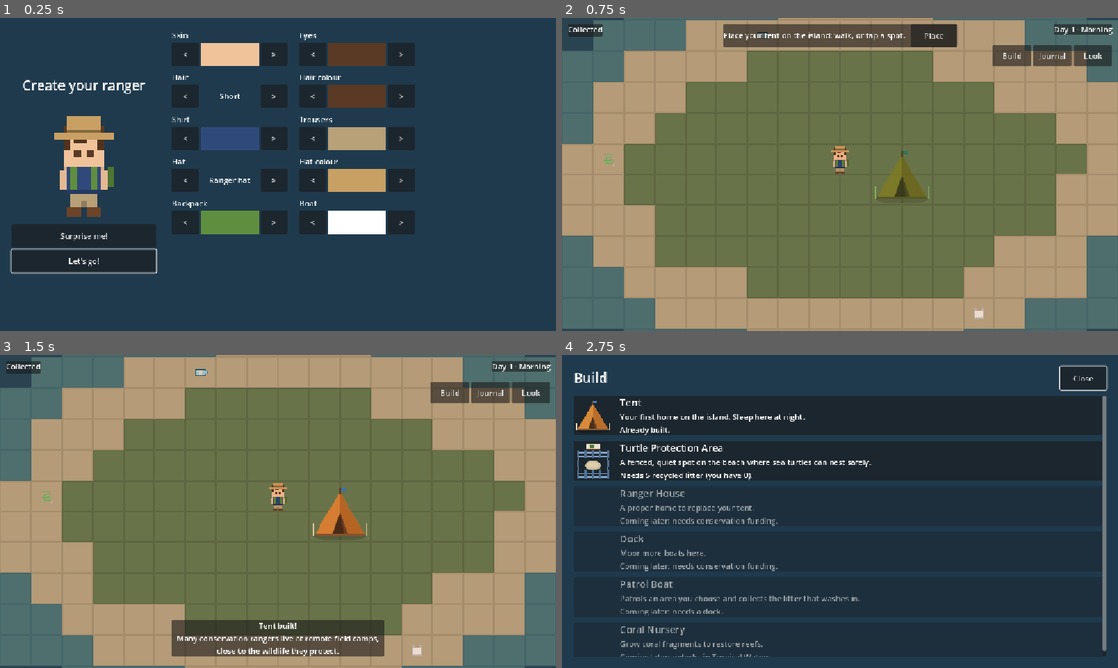
Above: before the commit, frames 1-4 (two rows, left to right).
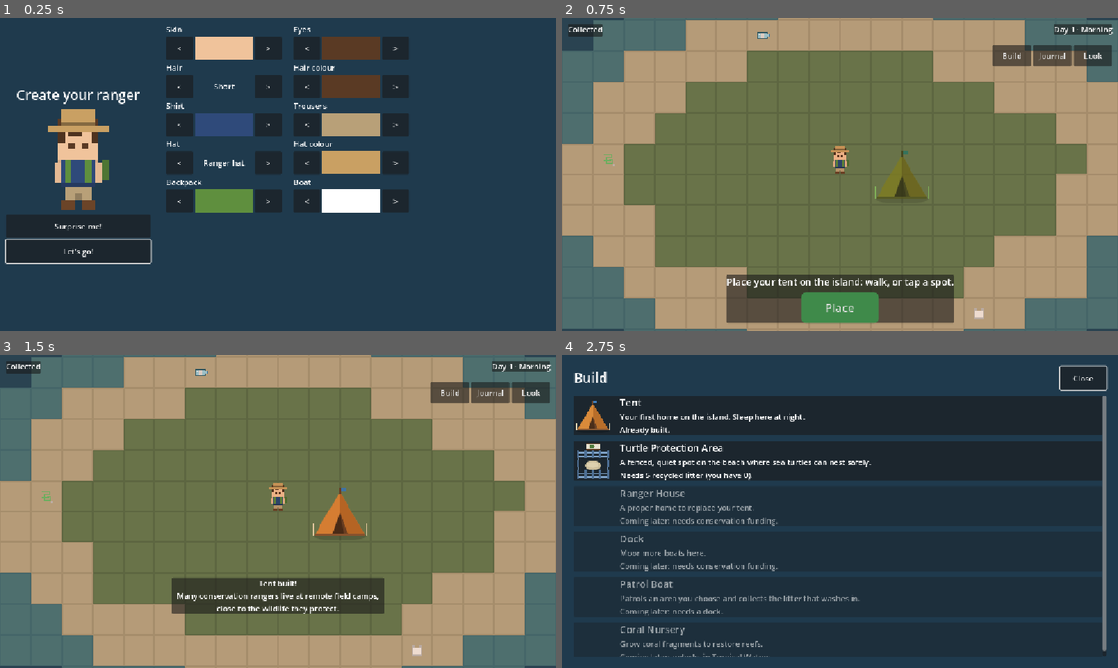
Above: after the commit, the same moments.

Repository: detronics-apps/ocean-haven
Game: Godot game, scene res://scenes/world/ocean_world.tscn
Two runs of this game, one before a commit and one after it. Both use one fixed random seed, a clock stepped at 60 frames per second and the inputs below.
Inputs:
- Up to frame 1 (0.25 s): no input
- Up to frame 2 (0.75 s): click "Let's go!" at 0.5 s
- Up to frame 3 (1.5 s): click "Place" at 1.25 s
- Up to frame 4 (2.75 s): click "Build" at 2 s

The runs differ from the first frame. In frame 1, 22% of the frame differs, in the area x 0-75%, y 2-82%; in frame 2, 9.4%; in frame 3, 8.8%; in frame 4, nothing differs.

Commit message:
Bigger on phones: 1.5x scale on touch devices, big Place/Cancel buttons
- Phones/tablets (mobile or web_android/web_ios): content scale 1.5,
  so text and buttons aren't shrunk to ~60% by the PC-sized layout.
- Placement bar moved to the bottom centre with big buttons: green
  Place, grey Cancel (160x64, 24px text).
- Fact notes moved up so they don't sit behind the placement bar.
- Avatar creator spacing tightened so it fits a phone at the larger scale.

Co-Authored-By: Claude Opus 5.5 <noreply@anthropic.com>

Diff:
--- a/scenes/ui/hud.tscn
+++ b/scenes/ui/hud.tscn
@@ -32,8 +32,8 @@
 anchor_top = 1.0
 anchor_right = 0.5
 anchor_bottom = 1.0
-offset_top = -24.0
-offset_bottom = -24.0
+offset_top = -112.0
+offset_bottom = -112.0
 grow_horizontal = 2
 grow_vertical = 0
 mouse_filter = 2
--- a/scripts/buildings/build_mode.gd
+++ b/scripts/buildings/build_mode.gd
@@ -150,25 +150,45 @@
 	_bar = CanvasLayer.new()
 	_bar.layer = 5
 	add_child(_bar)
+	# Bottom centre, big buttons: easy to reach with a thumb on a phone.
 	var panel := PanelContainer.new()
 	panel.anchor_left = 0.5
 	panel.anchor_right = 0.5
-	panel.offset_top = 12
+	panel.anchor_top = 1.0
+	panel.anchor_bottom = 1.0
+	panel.offset_top = -16
+	panel.offset_bottom = -16
 	panel.grow_horizontal = Control.GROW_DIRECTION_BOTH
+	panel.grow_vertical = Control.GROW_DIRECTION_BEGIN
 	_bar.add_child(panel)
+	var column := VBoxContainer.new()
+	column.add_theme_constant_override("separation", 8)
+	panel.add_child(column)
+	_label = Label.new()
+	_label.horizontal_alignment = HORIZONTAL_ALIGNMENT_CENTER
+	_label.add_theme_font_size_override("font_size", 20)
+	column.add_child(_label)
 	var row := HBoxContainer.new()
-	row.add_theme_constant_override("separation", 12)
-	panel.add_child(row)
-	_label = Label.new()
-	_label.vertical_alignment = VERTICAL_ALIGNMENT_CENTER
-	row.add_child(_label)
-	_place = Button.new()
-	_place.text = "Place"
-	_place.custom_minimum_size = Vector2(96, 48)
+	row.alignment = BoxContainer.ALIGNMENT_CENTER
+	row.add_theme_constant_override("separation", 16)
+	column.add_child(row)
+	_place = _big_button("Place", Color("3f8a4a"))
 	_place.pressed.connect(place)
 	row.add_child(_place)
-	_cancel = Button.new()
-	_cancel.text = "Cancel"
-	_cancel.custom_minimum_size = Vector2(96, 48)
+	_cancel = _big_button("Cancel", Color("5a6470"))
 	_cancel.pressed.connect(cancel)
 	row.add_child(_cancel)
+
+
+static func _big_button(text: String, colour: Color) -> Button:
+	var b := Button.new()
+	b.text = text
+	b.custom_minimum_size = Vector2(160, 64)
+	b.add_theme_font_size_override("font_size", 24)
+	for state in ["normal", "hover", "pressed", "disabled"]:
+		var box := StyleBoxFlat.new()
+		box.set_corner_radius_all(10)
+		box.bg_color = {"normal": colour, "hover": colour.lightened(0.15),
+			"pressed": colour.darkened(0.15), "disabled": Color(0.3, 0.3, 0.3, 0.6)}[state]
+		b.add_theme_stylebox_override(state, box)
+	return b
--- a/scripts/ui/avatar_creator.gd
+++ b/scripts/ui/avatar_creator.gd
@@ -45,7 +45,7 @@
 	var margin := MarginContainer.new()
 	margin.set_anchors_preset(Control.PRESET_FULL_RECT)
 	for side in ["left", "right", "top", "bottom"]:
-		margin.add_theme_constant_override("margin_" + side, 24)
+		margin.add_theme_constant_override("margin_" + side, 12)
 	add_child(margin)
 	var layout := HBoxContainer.new()
 	layout.add_theme_constant_override("separation", 32)
@@ -62,11 +62,11 @@
 	title.add_theme_font_size_override("font_size", 28)
 	left.add_child(title)
 	var preview_box := Control.new()
-	preview_box.custom_minimum_size = Vector2(300, 260)
+	preview_box.custom_minimum_size = Vector2(300, 220)
 	left.add_child(preview_box)
 	var preview: Node2D = load("res://scenes/player/avatar.tscn").instantiate()
 	preview.scale = Vector2.ONE * PREVIEW_SCALE
-	preview.position = Vector2(150, 250)  # feet at the bottom centre of the box
+	preview.position = Vector2(150, 215)  # feet at the bottom centre of the box
 	preview_box.add_child(preview)
 	left.add_child(_button("Surprise me!", RangerProfile.randomize_look))
 	_done = _button("Let's go!", close)
@@ -78,7 +78,7 @@
 	grid.columns = 2
 	grid.size_flags_horizontal = Control.SIZE_EXPAND_FILL
 	grid.add_theme_constant_override("h_separation", 24)
-	grid.add_theme_constant_override("v_separation", 12)
+	grid.add_theme_constant_override("v_separation", 4)
 	layout.add_child(grid)
 	for key: String in RangerProfile.CHOICES:
 		grid.add_child(_row(key))
--- a/scripts/world/ocean_world.gd
+++ b/scripts/world/ocean_world.gd
@@ -2,11 +2,15 @@
 ## The world: the home island, the sea around it, the ranger and their boat.
 
 const TENT_PATH := "res://data/buildings/tent.tres"
+## Phones and tablets shrink the PC-sized layout a lot; scale everything back up there.
+const TOUCH_SCALE := 1.5
 
 
 func _ready() -> void:
 	if not SaveGame.attach(self):
 		return
+	if OS.has_feature("mobile") or OS.has_feature("web_android") or OS.has_feature("web_ios"):
+		get_window().content_scale_factor = TOUCH_SCALE
 	# A new game: make your ranger, then pitch your tent (older saves get whichever is missing).
 	if not RangerProfile.created:
 		$AvatarCreator.open()
